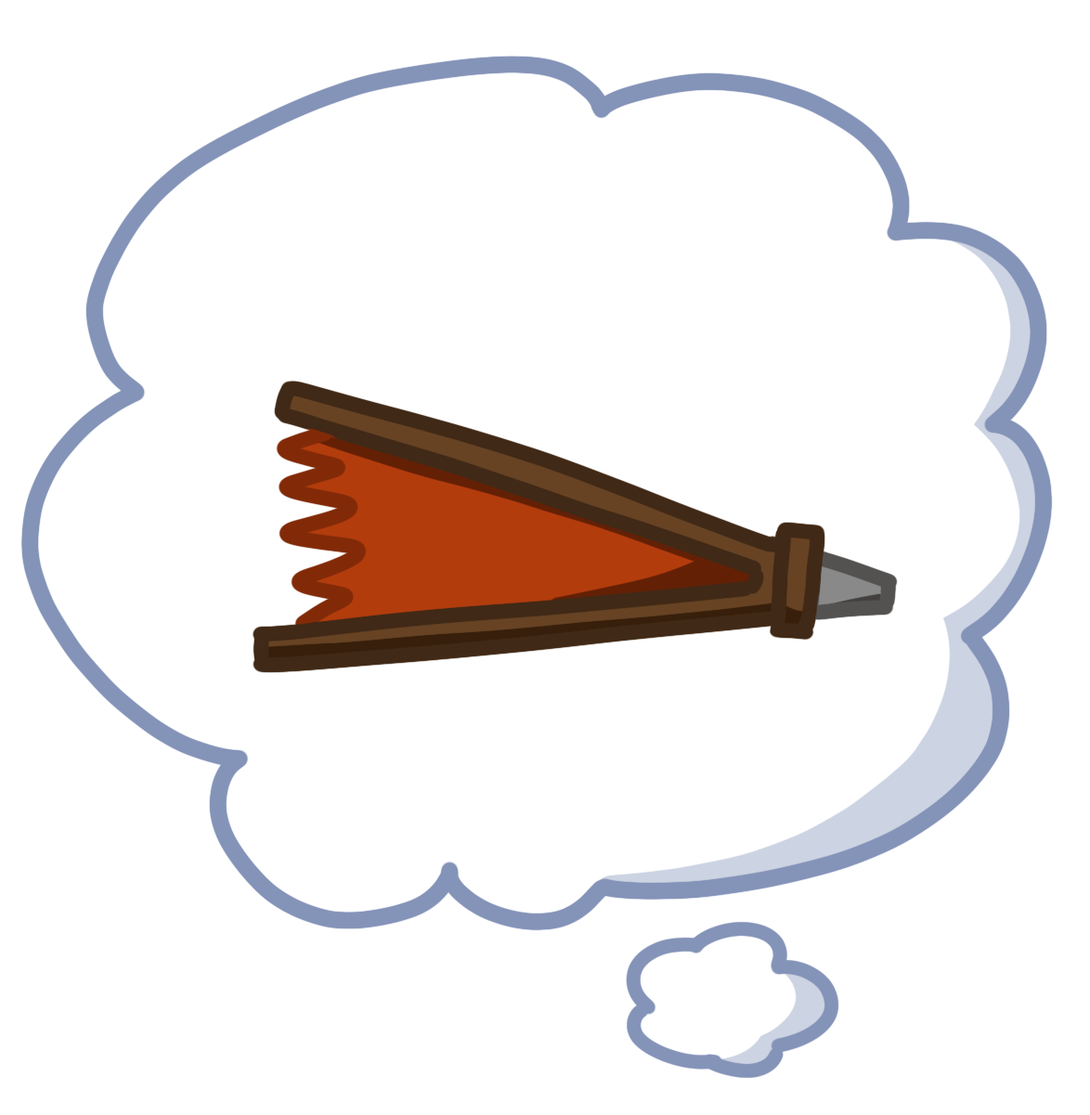
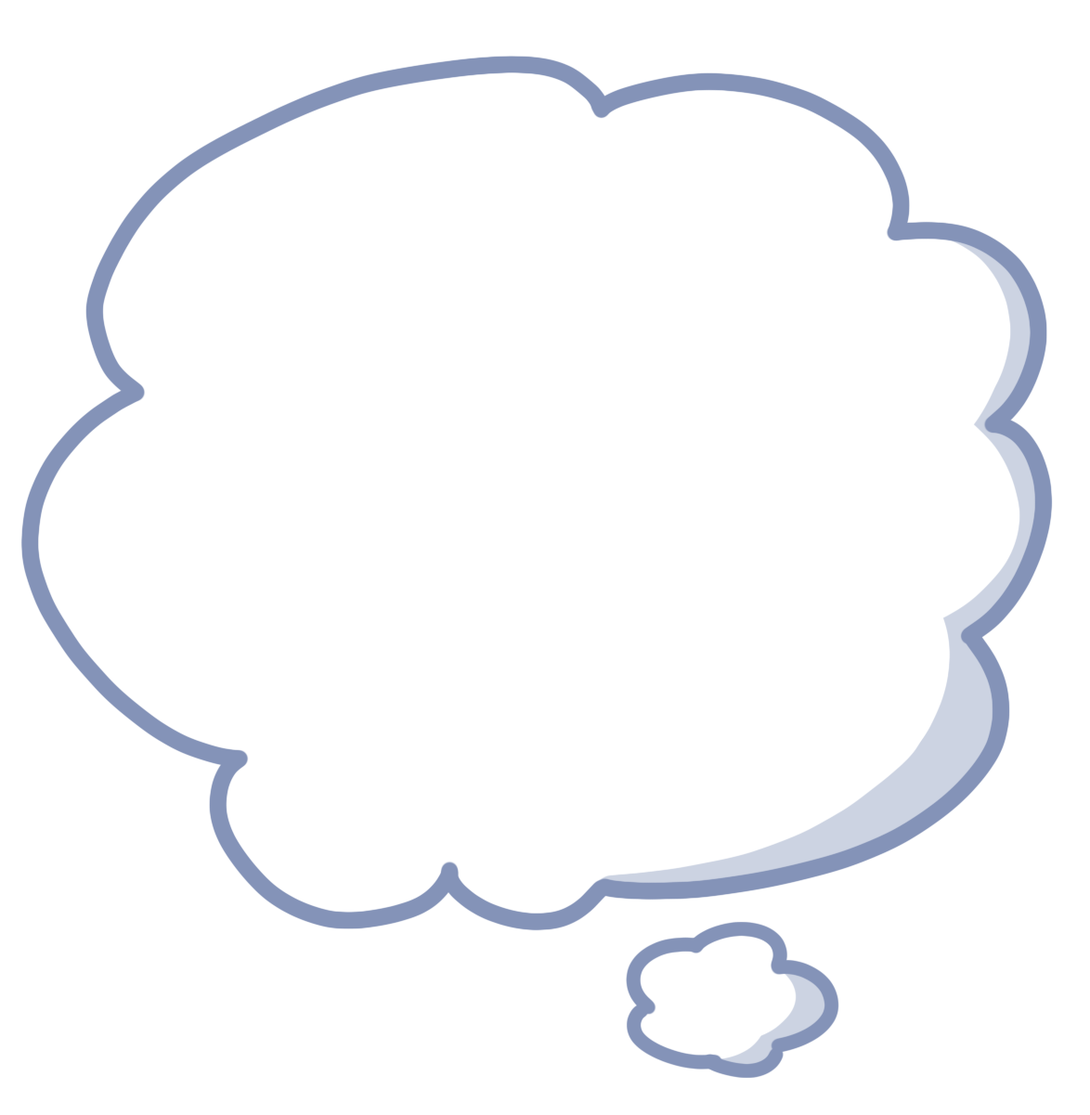
Revision of a layered 1090px x 1115px image; what changed, layer by layer:
moved "Layer 17" into group "Group 3", painted on it over <box>251,379,898,674</box>
moved "Layer 15 copy" into group "Group 3", painted on it over <box>251,379,898,674</box>
moved "Layer 18" into group "Group 3", painted on it over <box>254,379,893,663</box>
moved "Layer 16" into group "Group 3", painted on it over <box>251,379,886,665</box>
